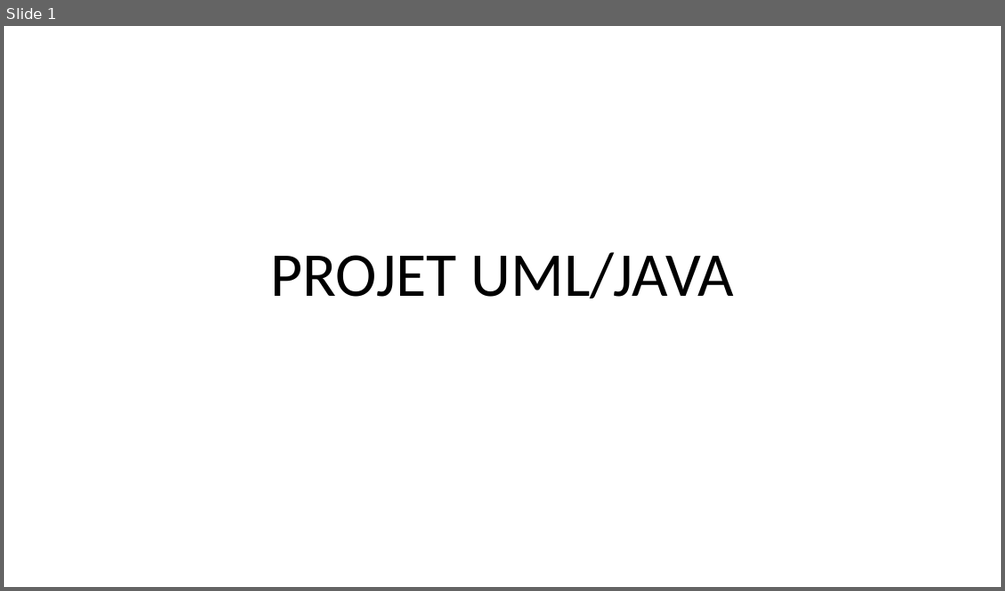
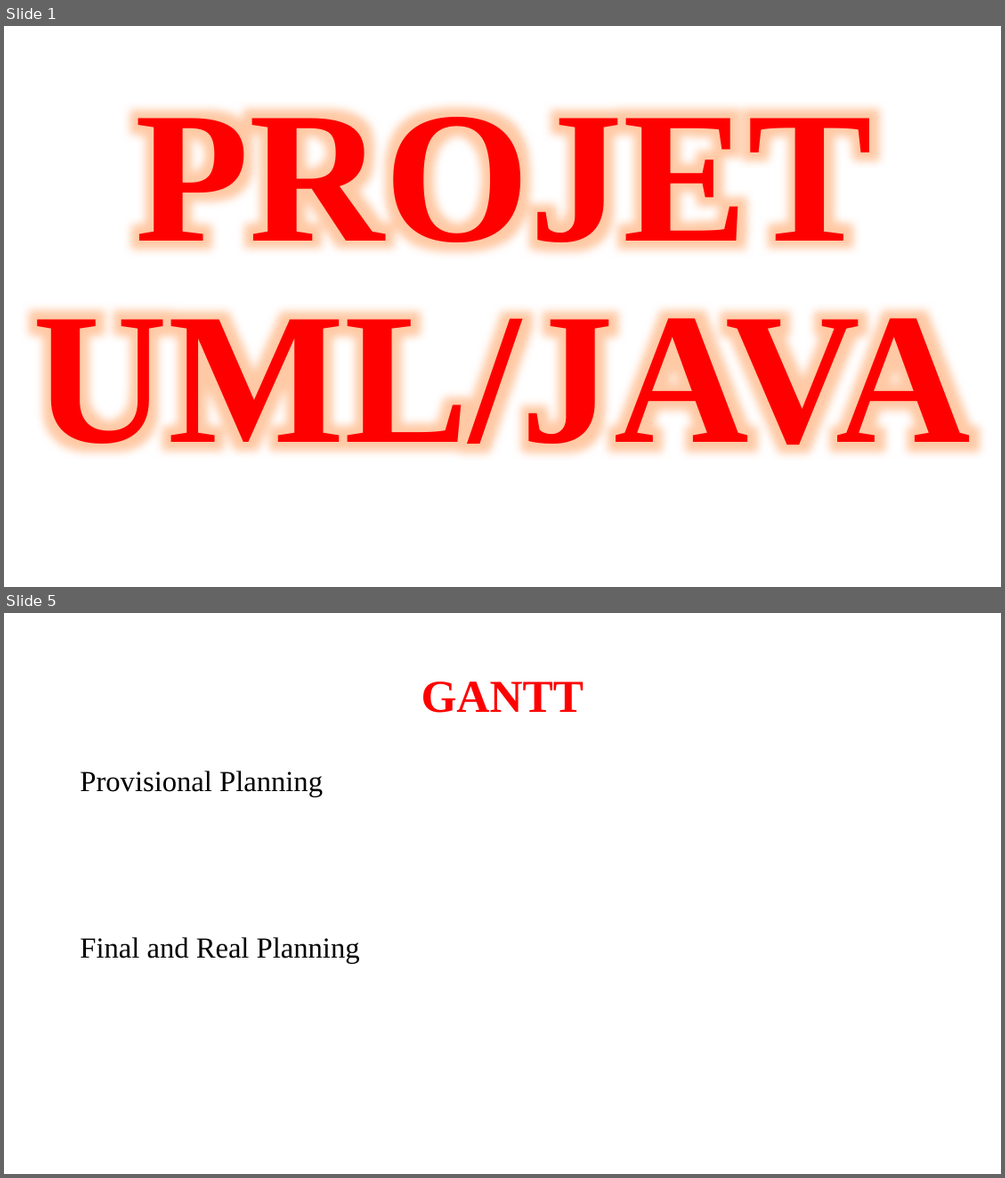
Before and after one commit to NGUESSIE-FABIOLA/BoulderDash, a slide deck: masterpom/PROJET UML.pptx. Shown one above the other, each under a label of ours: slide 1 before the commit, slides 1 and 5 after it; the slides between them are not shown. The pictures are 1005x591 and 1005x1178 pixels, drawn with LibreOffice and Linux fonts; fonts in the diff are those of the drawing. Boxes give left, top, right and bottom in pixels: in the first picture for what was removed or moved away, otherwise in the second. Text is boxed around its words. In the diff, an @@ line names an element or a change of style, - is before the commit and + after.

```diff
--- a/masterpom/PROJET UML.pptx
+++ b/masterpom/PROJET UML.pptx
@@ slide 5 added at <box>4,613,1001,1174</box>, background #FFFFFF @@
@@ title added at <box>421,682,583,713</box>, 44 pt, text #FF0000, bold @@
+GANTT
@@ text added at <box>80,771,360,964</box>, 28 pt, text #000000 @@
+Provisional Planning
+Final and Real Planning
@@ slide 1 changed as well @@
@@ title "PROJET UML/JAVA": place and size @@
-title "PROJET UML/JAVA" at <box>271,252,734,298</box>
+title "PROJET UML/JAVA" at <box>33,95,971,476</box>
@@ title "PROJET UML/JAVA" at <box>33,95,971,476</box>: size 60 to 180 pt, font Calibri to Times New Roman, text colour #000000 to #FF0000, bold on @@
```
Also in this commit, not shown: 8 other slides added, 4 slides removed.
